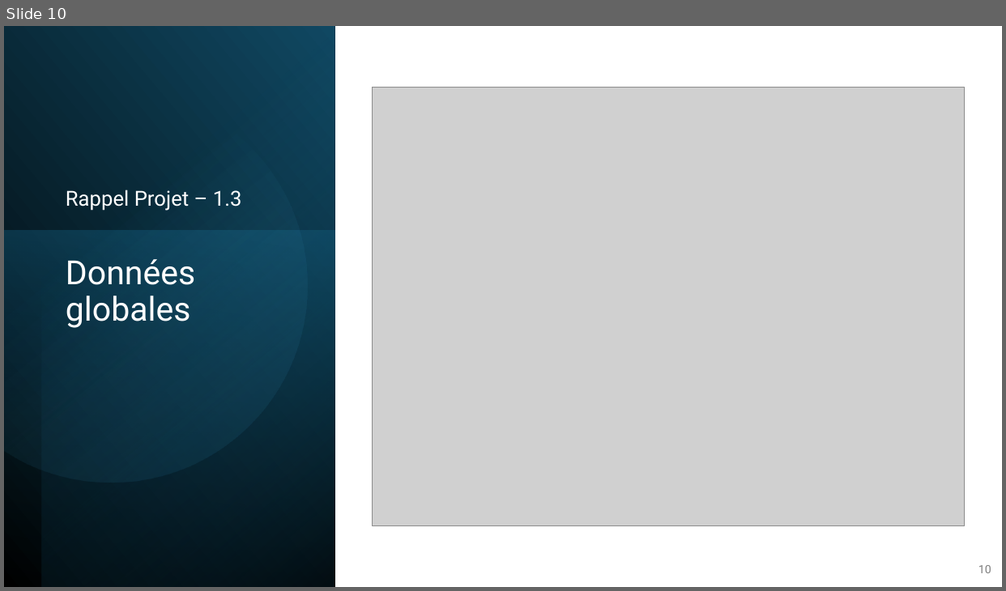
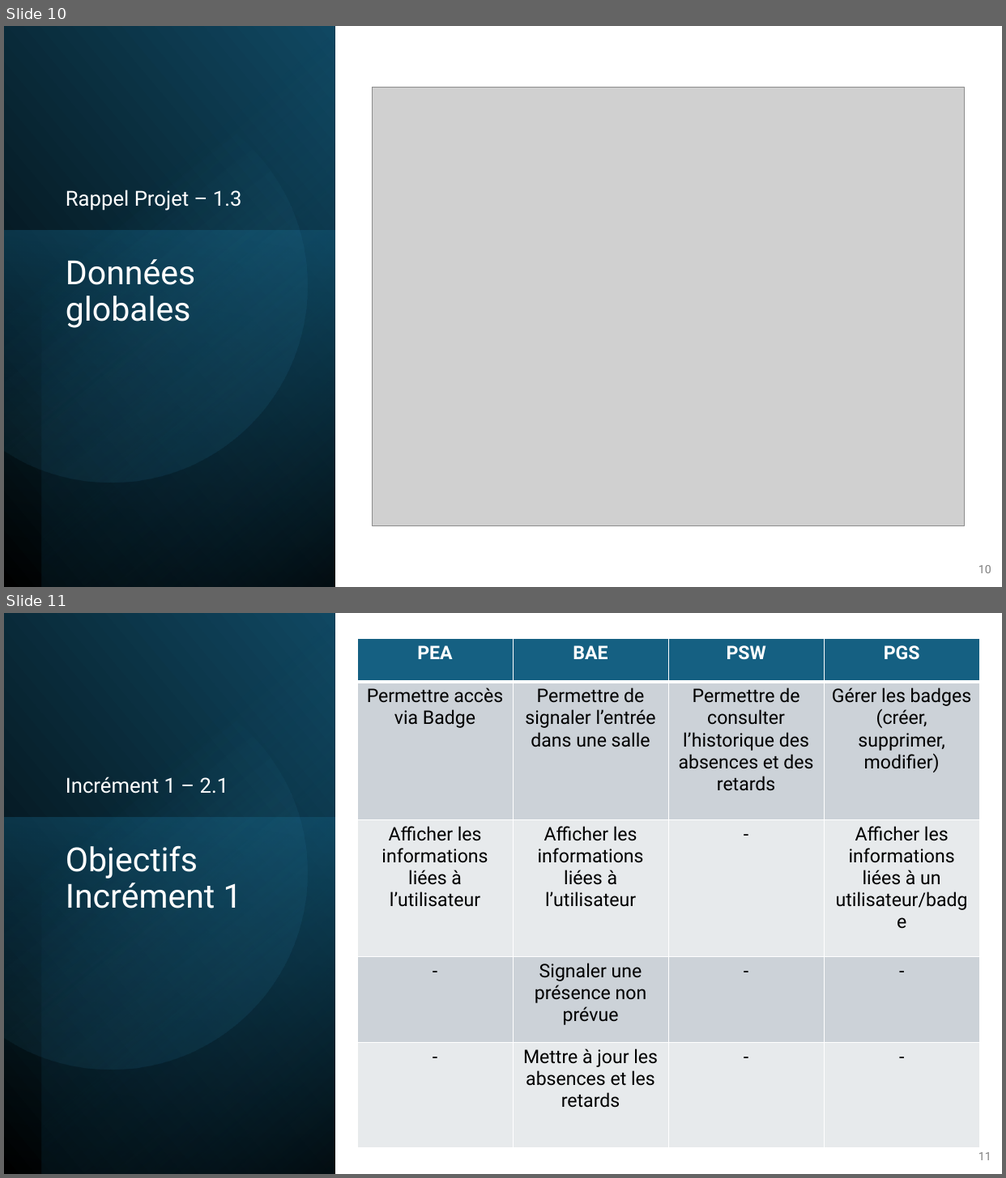
Before and after one commit to RobinMartineau/Acc-s-campus-, a slide deck: BDD/Présentation/BDD.pptx. Shown one above the other, each under a label of ours: slide 10 before the commit, slides 10 and 11 after it. The pictures are 1006x591 and 1006x1178 pixels, drawn with LibreOffice and Linux fonts; fonts in the diff are those of the drawing; grey boxes stand for pictures. Boxes give left, top, right and bottom in pixels: in the first picture for what was removed or moved away, otherwise in the second. Text is boxed around its words. In the diff, an @@ line names an element or a change of style, - is before the commit and + after.

Commit message:
modif diapo

```diff
--- a/BDD/Présentation/BDD.pptx
+++ b/BDD/Présentation/BDD.pptx
@@ slide 11 added at box(4, 613, 1002, 1174), background #FFFFFF @@
@@ rectangle added at box(4, 613, 335, 1174), fill gradient #000000 to #104862 @@
@@ rectangle added at box(41, 613, 335, 1174), fill gradient #000000 to #156082 @@
@@ freeform shape added at box(4, 652, 343, 1105), fill gradient #46B1E1 to #104862 @@
@@ table added at box(357, 638, 980, 1148), 5 rows, 4 columns @@
+PEA | BAE | PSW | PGS
+Permettre accès via Badge | Permettre de signaler l’entrée dans une salle | Permettre de consulter l’historique des absences et des retards | Gérer les badges (créer, supprimer, modifier)
+Afficher les informations liées à l’utilisateur | Afficher les informations liées à l’utilisateur | - | Afficher les informations liées à un utilisateur/badge
+- | Signaler une présence non prévue | - | -
+- | Mettre à jour les absences et les retards | - | -
@@ text added at box(66, 777, 229, 794), 20 pt, text #FFFFFF @@
+Incrément 1 – 2.1
@@ rectangle added at box(4, 818, 335, 1174), fill gradient #156082 to #0B3041 @@
@@ title added at box(66, 845, 242, 909), 32 pt, text #FFFFFF @@
+Objectifs Incrément 1
@@ page number added at box(978, 1152, 991, 1161), 11 pt, text #808080 @@
+11
```
Also in this commit, not shown: 2 slides changed, 11 other slides added, 23 slides removed.
